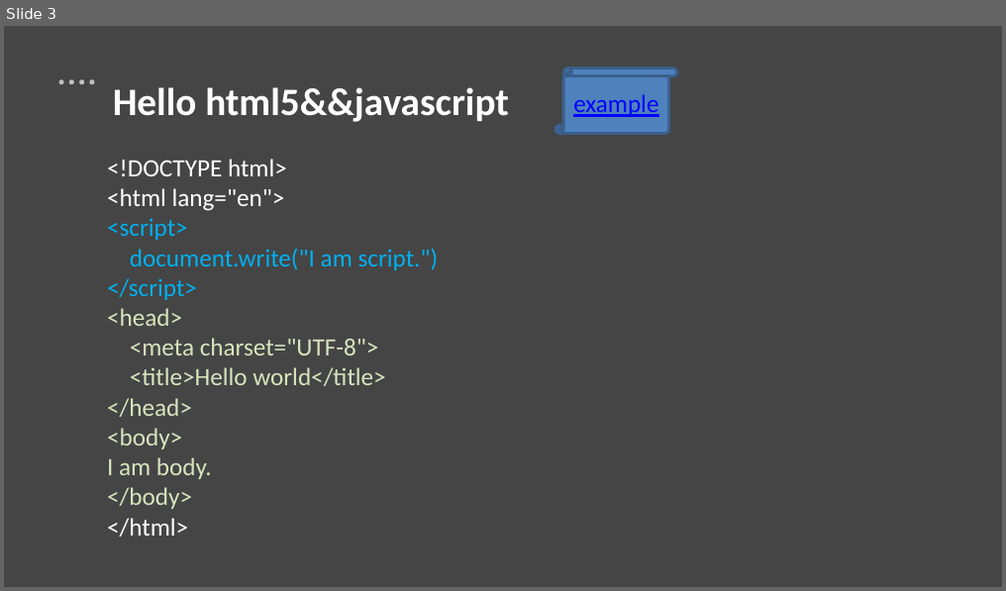
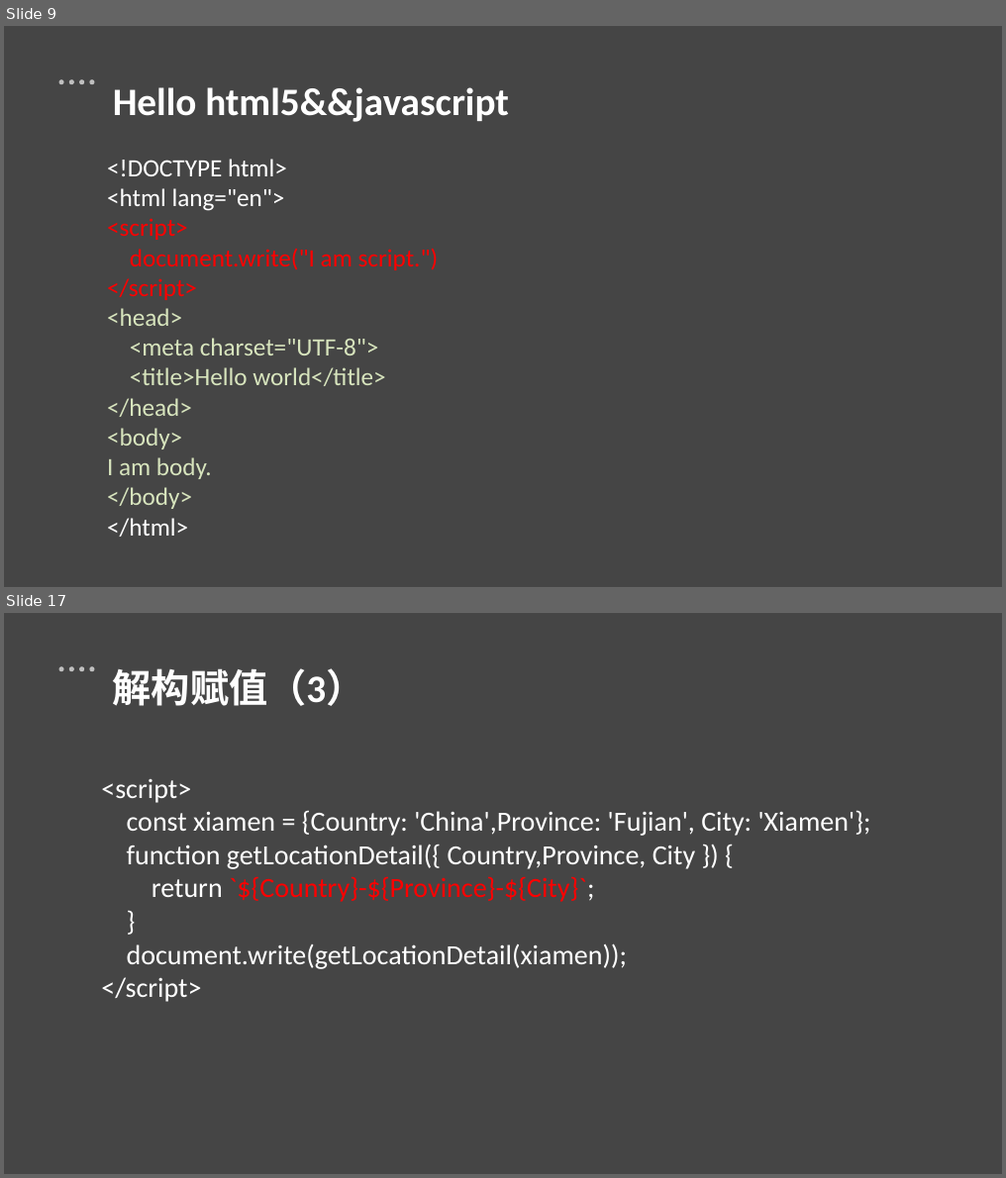
Before and after one commit to gerryhjs/htmljs, a slide deck: html&js课件/html&js.pptx. Shown one above the other, each under a label of ours: slide 3 before the commit, slides 9 and 17 after it; the slides between them are not shown. The pictures are 1006x591 and 1006x1178 pixels, drawn with LibreOffice and Linux fonts; fonts in the diff are those of the drawing. Boxes give left, top, right and bottom in pixels: in the first picture for what was removed or moved away, otherwise in the second. Text is boxed around its words. In the diff, an @@ line names an element or a change of style, - is before the commit and + after.

```diff
--- a/html&js课件/html&js.pptx
+++ b/html&js课件/html&js.pptx
@@ slide 17 added at (x1=4, y1=613, x2=1002, y2=1174), background #D9D9D9 at 56% opacity; not listed: 5 template elements that a slide beside it also shows @@
@@ text added at (x1=113, y1=668, x2=365, y2=706), 28 pt, text #FFFFFF, bold @@
+解构赋值（3）
@@ text added at (x1=101, y1=779, x2=871, y2=1002), 20 pt, text #FFFFFF @@
+<script>
+const xiamen = {Country: 'China',Province: 'Fujian', City: 'Xiamen'};
+function getLocationDetail({ Country,Province, City }) {
+return `${Country}-${Province}-${City}`;
+}
+document.write(getLocationDetail(xiamen));
+</script>
@@ what was slide 3 is now slide 9 @@
@@ slide 9 changed as well @@
@@ vertical scroll removed at (x1=555, y1=68, x2=677, y2=133) @@
-example
@@ text at (x1=107, y1=218, x2=439, y2=300): text colour #00B0F0 to #FF0000 in "<script>", "document.write("I am script.")", "</script>" @@
```
Also in this commit, not shown: 4 other slides changed, 18 other slides added, 30 other files.
